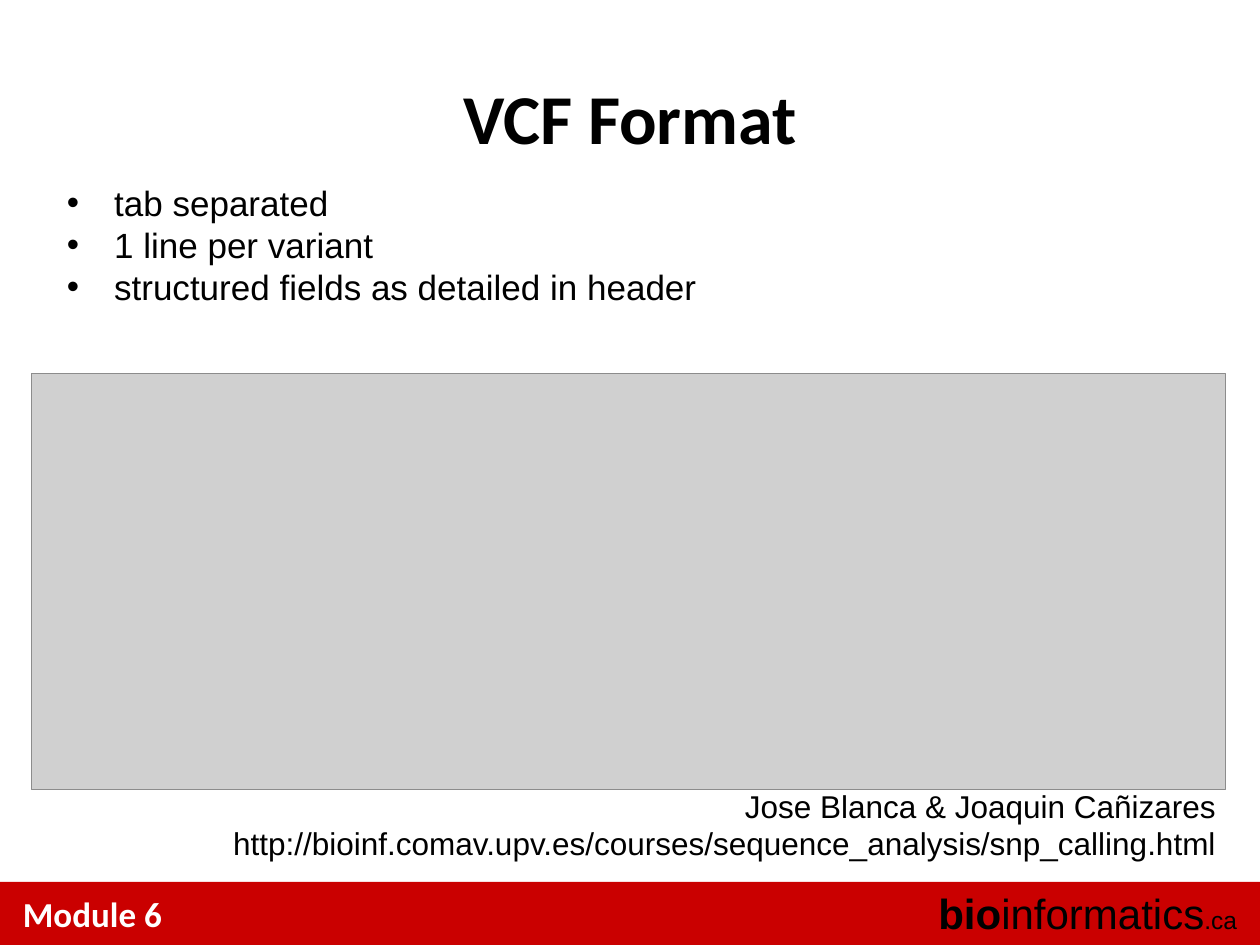
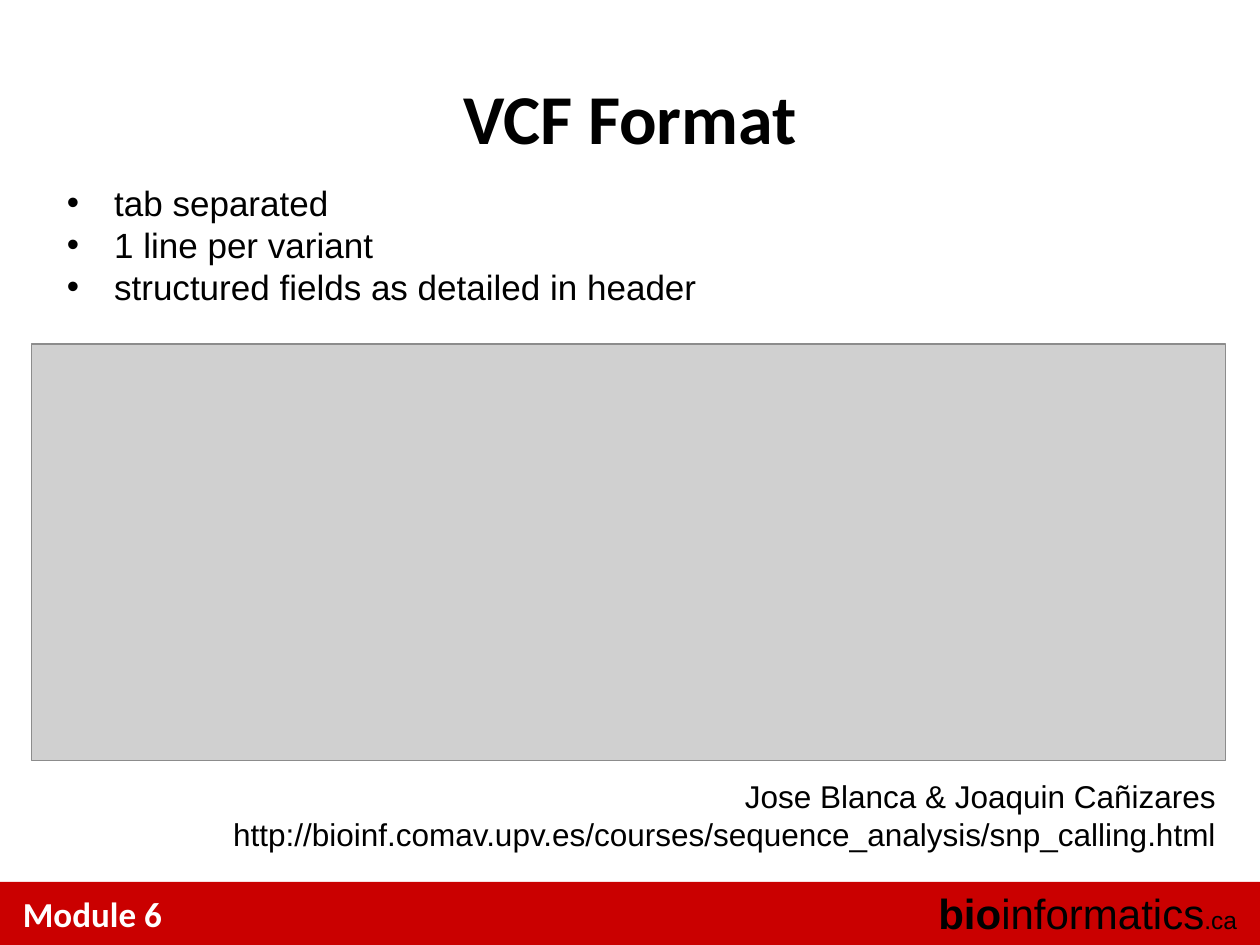
Before and after one commit to tinyheero/BICG-2016, a slide deck: slide 6 of snvs/content/BiCG_2014_Module6_Lab_shah.ppt. Drawn at 1260x945 pixels with LibreOffice and Linux fonts; fonts in the diff are those of the drawing; grey boxes stand for pictures. Boxes give left, top, right and bottom in pixels: in the first picture for what was removed or moved away, otherwise in the second. Text is boxed around its words. In the diff, an @@ line names an element or a change of style, - is before the commit and + after.

```diff
--- a/snvs/content/BiCG_2014_Module6_Lab_shah.ppt
+++ b/snvs/content/BiCG_2014_Module6_Lab_shah.ppt
@@ picture: place and size @@
-picture at bbox=[32, 374, 1226, 790]
+picture at bbox=[32, 344, 1226, 760]
@@ text "Jose Blanca & Joaquin Cañizares": place and size @@
-text "Jose Blanca & Joaquin Cañizares" at bbox=[233, 795, 1216, 861]
+text "Jose Blanca & Joaquin Cañizares" at bbox=[233, 785, 1216, 852]
```
Also in this commit, not shown: 8 other slides changed, 3 slides added, 6 slides removed, 1 other file.
